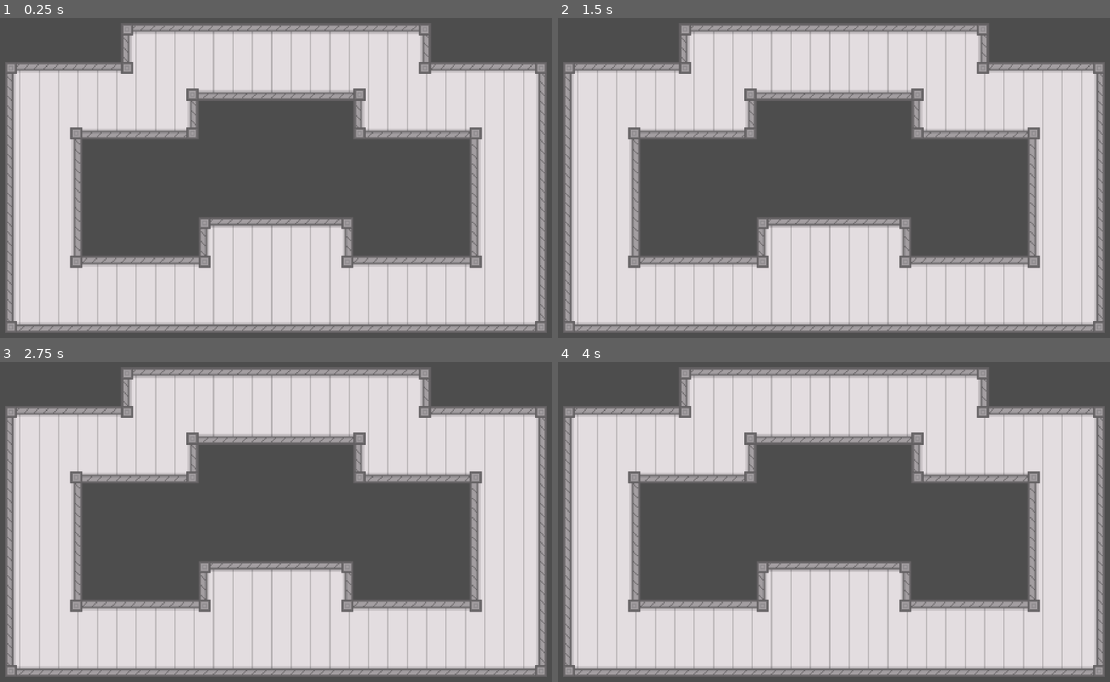
Above: before the commit, frames 1-4 (two rows, left to right).
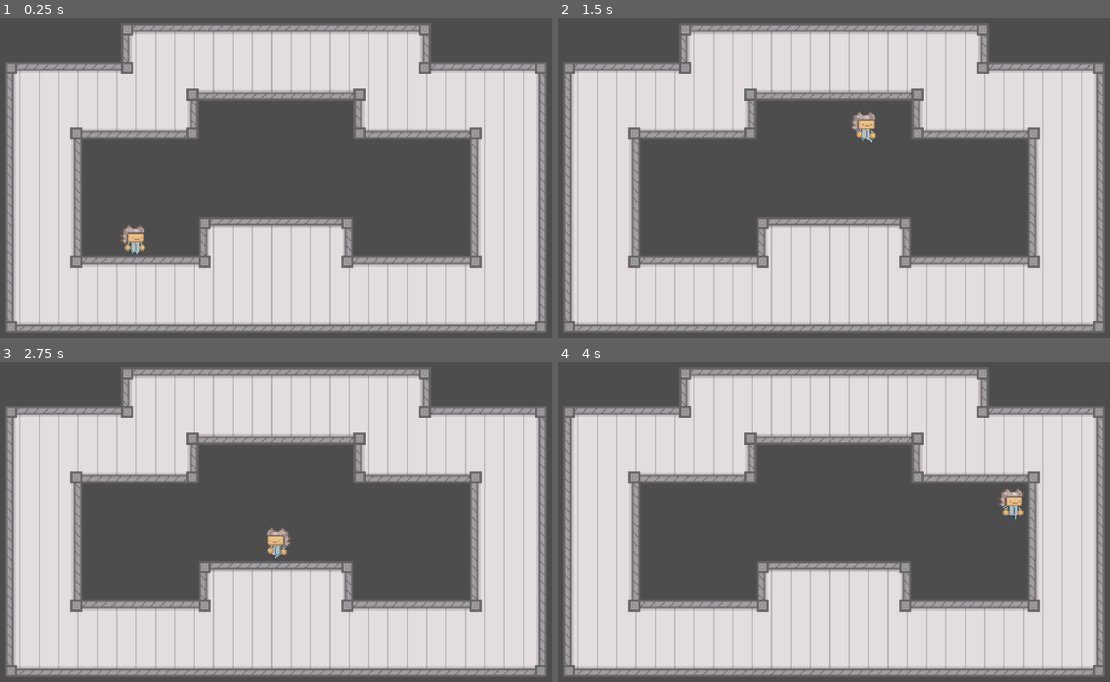
Above: after the commit, the same moments.

Repository: Brian-Magnuson/lab_escape_gd
Game: Godot game, scene res://scenes/level_0.tscn
Two runs of this game, one before a commit and one after it. Both use one fixed random seed, a clock stepped at 60 frames per second and the inputs below. Before the commit the project has no main scene; this scene is started directly in both runs.
Inputs:
- Up to frame 1 (0.25 s): no input
- Up to frame 2 (1.5 s): tap Enter (ui_accept) at 0.5, 0.6, 0.77, 1.07, 1.35 s; hold Right (ui_right) from 0.53 s (still down)
- Up to frame 3 (2.75 s): tap Enter (ui_accept) at 1.52, 1.82, 2.1 s; release Right (ui_right) at 2.03 s; hold Left (ui_left) from 2.03 s (still down)
- Up to frame 4 (4 s): release Left (ui_left) at 2.78 s; hold Right (ui_right) from 2.78 s (still down); tap Enter (ui_accept) at 2.85, 3.02, 3.32, 3.6, 3.77 s

The runs differ from the first frame. In frame 1, 0.3% of the frame differs, in the area x 21-27%, y 64-74%; in frame 2, 0.3%, in the area x 53-58%, y 29-39%; in frame 3, 0.3%; in frame 4, 0.3%.

Commit message:
Add basic player control

Diff:
--- a/project.godot
+++ b/project.godot
@@ -11,6 +11,7 @@
 [application]
 
 config/name="lab_escape_gd"
+run/main_scene="res://scenes/level_0.tscn"
 config/features=PackedStringArray("4.3", "Forward Plus")
 config/icon="res://icon.svg"
 
--- a/scenes/level_0.tscn
+++ b/scenes/level_0.tscn
@@ -1,6 +1,7 @@
-[gd_scene load_steps=4 format=4 uid="uid://q1ded3kw1kq3"]
+[gd_scene load_steps=5 format=4 uid="uid://q1ded3kw1kq3"]
 
 [ext_resource type="Texture2D" uid="uid://ftjg3puu72lw" path="res://art/tiles/LabTileset.png" id="1_nlk7r"]
+[ext_resource type="PackedScene" uid="uid://bw1sjx2gp5mpl" path="res://scenes/player.tscn" id="2_11nw6"]
 
 [sub_resource type="TileSetAtlasSource" id="TileSetAtlasSource_iob1g"]
 resource_name = "lab_tiles"
@@ -9,12 +10,14 @@
 0:0/0 = 0
 0:0/0/terrain_set = 0
 0:0/0/terrain = 0
+0:0/0/physics_layer_0/polygon_0/points = PackedVector2Array(-16, -16, 16, -16, 16, 16, -16, 16)
 0:0/0/terrains_peering_bit/right_side = 0
 0:0/0/terrains_peering_bit/bottom_right_corner = 0
 0:0/0/terrains_peering_bit/bottom_side = 0
 1:0/0 = 0
 1:0/0/terrain_set = 0
 1:0/0/terrain = 0
+1:0/0/physics_layer_0/polygon_0/points = PackedVector2Array(-16, -16, 16, -16, 16, 16, -16, 16)
 1:0/0/terrains_peering_bit/right_side = 0
 1:0/0/terrains_peering_bit/bottom_right_corner = 0
 1:0/0/terrains_peering_bit/bottom_side = 0
@@ -23,12 +26,14 @@
 2:0/0 = 0
 2:0/0/terrain_set = 0
 2:0/0/terrain = 0
+2:0/0/physics_layer_0/polygon_0/points = PackedVector2Array(-16, -16, 16, -16, 16, 16, -16, 16)
 2:0/0/terrains_peering_bit/bottom_side = 0
 2:0/0/terrains_peering_bit/bottom_left_corner = 0
 2:0/0/terrains_peering_bit/left_side = 0
 0:1/0 = 0
 0:1/0/terrain_set = 0
 0:1/0/terrain = 0
+0:1/0/physics_layer_0/polygon_0/points = PackedVector2Array(-16, -16, 16, -16, 16, 16, -16, 16)
 0:1/0/terrains_peering_bit/right_side = 0
 0:1/0/terrains_peering_bit/bottom_right_corner = 0
 0:1/0/terrains_peering_bit/bottom_side = 0
@@ -37,6 +42,7 @@
 1:1/0 = 0
 1:1/0/terrain_set = 0
 1:1/0/terrain = 0
+1:1/0/physics_layer_0/polygon_0/points = PackedVector2Array(-16, -16, 16, -16, 16, 16, -16, 16)
 1:1/0/terrains_peering_bit/right_side = 0
 1:1/0/terrains_peering_bit/bottom_right_corner = 0
 1:1/0/terrains_peering_bit/bottom_side = 0
@@ -48,6 +54,7 @@
 2:1/0 = 0
 2:1/0/terrain_set = 0
 2:1/0/terrain = 0
+2:1/0/physics_layer_0/polygon_0/points = PackedVector2Array(-16, -16, 16, -16, 16, 16, -16, 16)
 2:1/0/terrains_peering_bit/bottom_side = 0
 2:1/0/terrains_peering_bit/bottom_left_corner = 0
 2:1/0/terrains_peering_bit/left_side = 0
@@ -56,6 +63,7 @@
 3:1/0 = 0
 3:1/0/terrain_set = 0
 3:1/0/terrain = 0
+3:1/0/physics_layer_0/polygon_0/points = PackedVector2Array(-16, -16, 16, -16, 16, 16, -16, 16)
 3:1/0/terrains_peering_bit/right_side = 0
 3:1/0/terrains_peering_bit/bottom_side = 0
 3:1/0/terrains_peering_bit/bottom_left_corner = 0
@@ -66,6 +74,7 @@
 4:1/0 = 0
 4:1/0/terrain_set = 0
 4:1/0/terrain = 0
+4:1/0/physics_layer_0/polygon_0/points = PackedVector2Array(-16, -16, 16, -16, 16, 16, -16, 16)
 4:1/0/terrains_peering_bit/right_side = 0
 4:1/0/terrains_peering_bit/bottom_right_corner = 0
 4:1/0/terrains_peering_bit/bottom_side = 0
@@ -76,12 +85,14 @@
 0:2/0 = 0
 0:2/0/terrain_set = 0
 0:2/0/terrain = 0
+0:2/0/physics_layer_0/polygon_0/points = PackedVector2Array(-16, -16, 16, -16, 16, 16, -16, 16)
 0:2/0/terrains_peering_bit/right_side = 0
 0:2/0/terrains_peering_bit/top_side = 0
 0:2/0/terrains_peering_bit/top_right_corner = 0
 1:2/0 = 0
 1:2/0/terrain_set = 0
 1:2/0/terrain = 0
+1:2/0/physics_layer_0/polygon_0/points = PackedVector2Array(-16, -16, 16, -16, 16, 16, -16, 16)
 1:2/0/terrains_peering_bit/right_side = 0
 1:2/0/terrains_peering_bit/left_side = 0
 1:2/0/terrains_peering_bit/top_left_corner = 0
@@ -90,12 +101,14 @@
 2:2/0 = 0
 2:2/0/terrain_set = 0
 2:2/0/terrain = 0
+2:2/0/physics_layer_0/polygon_0/points = PackedVector2Array(-16, -16, 16, -16, 16, 16, -16, 16)
 2:2/0/terrains_peering_bit/left_side = 0
 2:2/0/terrains_peering_bit/top_left_corner = 0
 2:2/0/terrains_peering_bit/top_side = 0
 3:2/0 = 0
 3:2/0/terrain_set = 0
 3:2/0/terrain = 0
+3:2/0/physics_layer_0/polygon_0/points = PackedVector2Array(-16, -16, 16, -16, 16, 16, -16, 16)
 3:2/0/terrains_peering_bit/right_side = 0
 3:2/0/terrains_peering_bit/bottom_right_corner = 0
 3:2/0/terrains_peering_bit/bottom_side = 0
@@ -106,6 +119,7 @@
 4:2/0 = 0
 4:2/0/terrain_set = 0
 4:2/0/terrain = 0
+4:2/0/physics_layer_0/polygon_0/points = PackedVector2Array(-16, -16, 16, -16, 16, 16, -16, 16)
 4:2/0/terrains_peering_bit/right_side = 0
 4:2/0/terrains_peering_bit/bottom_right_corner = 0
 4:2/0/terrains_peering_bit/bottom_side = 0
@@ -132,3 +146,6 @@
 [node name="Camera2D" type="Camera2D" parent="."]
 position = Vector2(352, 452)
 zoom = Vector2(2.145, 2.145)
+
+[node name="Player" parent="." instance=ExtResource("2_11nw6")]
+position = Vector2(234, 491)
--- /dev/null
+++ b/scenes/player.gd
@@ -0,0 +1,30 @@
+extends CharacterBody2D
+
+
+const SPEED = 150.0
+const JUMP_VELOCITY = -400.0
+
+func _ready() -> void:
+	$AnimatedSprite2D.play("idle")
+
+func _physics_process(delta: float) -> void:
+	# Add the gravity.
+	if not is_on_floor():
+		velocity += get_gravity() * delta
+
+	# Handle jump.
+	if Input.is_action_just_pressed("ui_accept") and is_on_floor():
+		velocity.y = JUMP_VELOCITY
+
+	# Get the input direction and handle the movement/deceleration.
+	# As good practice, you should replace UI actions with custom gameplay actions.
+	var direction := Input.get_axis("ui_left", "ui_right")
+	if direction:
+		velocity.x = direction * SPEED
+		$AnimatedSprite2D.play("walk")
+		$AnimatedSprite2D.flip_h = direction < 0
+	else:
+		velocity.x = move_toward(velocity.x, 0, SPEED)
+		$AnimatedSprite2D.play("idle")
+
+	move_and_slide()
--- a/scenes/player.tscn
+++ b/scenes/player.tscn
@@ -1,6 +1,7 @@
-[gd_scene load_steps=28 format=3 uid="uid://bw1sjx2gp5mpl"]
+[gd_scene load_steps=29 format=3 uid="uid://bw1sjx2gp5mpl"]
 
 [ext_resource type="Texture2D" uid="uid://cxc5r5dvu5wa5" path="res://art/player/PlayerDeath.png" id="1_4k1s7"]
+[ext_resource type="Script" path="res://scenes/player.gd" id="1_7ka4d"]
 [ext_resource type="Texture2D" uid="uid://c7x5t5bnrxfht" path="res://art/player/PlayerIdle.png" id="1_fgp8y"]
 [ext_resource type="Texture2D" uid="uid://c1uwstx5hpyig" path="res://art/player/PlayerJump.png" id="3_r3lmb"]
 [ext_resource type="Texture2D" uid="uid://dohgiyqvmhnph" path="res://art/player/PlayerWalk.png" id="4_gik35"]
@@ -179,12 +180,13 @@
 size = Vector2(19, 24)
 
 [node name="Player" type="CharacterBody2D"]
+script = ExtResource("1_7ka4d")
 metadata/_edit_group_ = true
 
 [node name="AnimatedSprite2D" type="AnimatedSprite2D" parent="."]
 texture_filter = 1
 sprite_frames = SubResource("SpriteFrames_ssiv6")
-animation = &"idle"
+animation = &"walk"
 
 [node name="CollisionShape2D" type="CollisionShape2D" parent="."]
 position = Vector2(0.5, 1)
